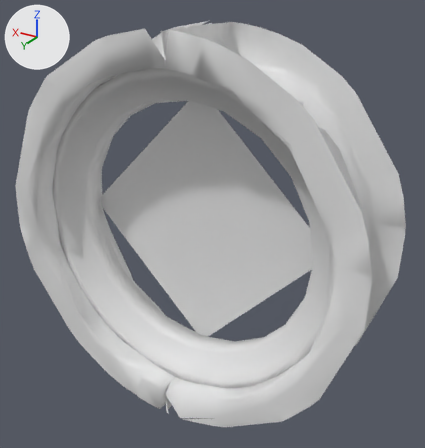
What one commit did to the FBX model models/structures/window_kit/Window_wood_03_LOD0.fbx.
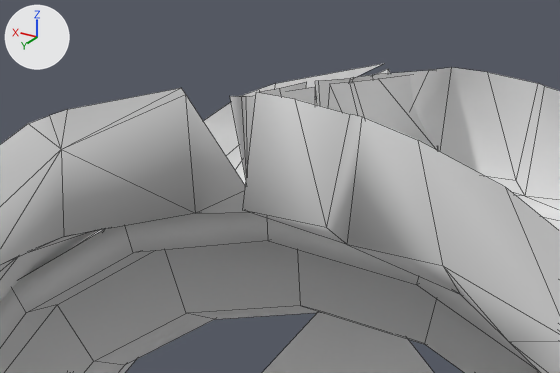
The first picture shows the older version from a 50 mm camera at (-1.088, 1.891, 1.649) aimed at (-0.058, 0.174, 0.79). The close-ups show both versions on the part from 20% to 63% of the width and 0% to 27% of the height of that picture; other places that the commit changed are outside them. Every picture has the same lights, and +X, +Y and +Z are marked at upper left. The close-ups show mesh edges as thin lines. Materials are left out; every surface is plain grey. Vertices at the same position are counted once.

In view in the first close-up: 'Window_wood_03_LOD0'.
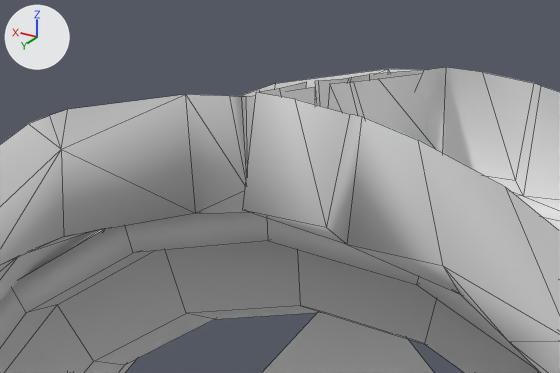
What differs and where, as boxes (x1, y1, x2, y2) in the close-ups (560 x 373 px; the box of a moved part takes in the faces that stretch with it):
'Window_wood_03_LOD0', reshaped
    before: (0, 63, 560, 373)
    after: (0, 67, 560, 373)
part 1 of me_uvlayout2, built on
    before: (275, 63, 560, 231)
    after: (275, 67, 560, 231)
part 2 of me_uvlayout2, moved or reshaped
    before: (62, 88, 185, 149)
    after: (62, 94, 246, 186)

What the commit changed:
me_uvlayout2 is used by ob_window_wood_03_lod0; location (0.0, 0.0, 0.0).
Verts and faces of me_uvlayout2; kept vertices keep their numbers, new ones are numbered from 572.
Before the commit, vertices of me_uvlayout2: 234 (-0.147, 0.036, 1.357) at pixel (525, 196), 235 (-0.13, 0.026, 1.372) at pixel (516, 180), 236 (-0.031, 0.028, 1.378), 240 (-0.023, 0.145, 1.377), 255 (-0.094, 0.03, 1.485) at pixel (487, 72).
Before the commit, vertices of me_uvlayout2: 259 (-0.165, 0.034, 1.474) at pixel (544, 86), 261 (-0.031, 0.205, 1.489) at pixel (353, 77), 265 (-0.049, 0.031, 1.488) at pixel (451, 67), 266 (-0.034, 0.215, 1.489) at pixel (350, 78), 267 (-0.155, 0.029, 1.476) at pixel (538, 83).
Before the commit, vertices of me_uvlayout2: 272 (-0.227, 0.031, 1.459), 273 (-0.045, 0.074, 1.488) at pixel (429, 70), 275 (-0.028, 0.163, 1.489) at pixel (372, 74), 388 (0.195, 0.033, 1.421), 391 (-0.033, 0.032, 1.397) at pixel (438, 151).
Before the commit, vertices of me_uvlayout2: 427 (0.034, 0.03, 1.483) at pixel (388, 68), 447 (0.184, 0.034, 1.461) at pixel (275, 83), 448 (0.038, 0.029, 1.489) at pixel (384, 63), 462 (-0.019, 0.029, 1.484) at pixel (428, 69).
Before the commit, vertices of me_uvlayout2: 488 (0.198, 0.402, 1.423) at pixel (61, 149), 491 (-0.033, 0.403, 1.4), 519 (0.034, 0.406, 1.484) at pixel (185, 94), 531 (0.186, 0.402, 1.463) at pixel (67, 109), 532 (0.039, 0.406, 1.49) at pixel (181, 87).
Before the commit, vertices of me_uvlayout2: 544 (-0.018, 0.407, 1.486) at pixel (229, 95).
me_uvlayout2 had 572 vertices, 602 faces and spanned x -0.72..0.716, y 0.023..0.412, z 0.051..1.491.
me_uvlayout2 now has 567 vertices, 604 faces and spans x -0.72..0.716, y 0.023..0.412, z 0.052..1.491.
Part 1, on me_uvlayout2:
Vertices deleted: 448 (with the faces that use them).
Vertices 234, 240, 266 move by (0.002, 0.0, 0.0).
Vertex 235 moves to (-0.129, 0.026, 1.372), pixel (515, 180).
Vertex 236 moves to (-0.037, 0.028, 1.378).
Vertex 255 moves to (-0.087, 0.03, 1.485), pixel (482, 72).
Vertex 265 moves to (-0.042, 0.031, 1.488), pixel (446, 67).
Vertex 259 moves to (-0.161, 0.034, 1.474), pixel (541, 85).
Vertex 275 moves to (-0.024, 0.163, 1.489), pixel (369, 74).
Vertex 261 moves to (-0.028, 0.205, 1.489), pixel (351, 77).
Vertex 272 moves to (-0.224, 0.031, 1.459).
Vertex 267 moves to (-0.15, 0.029, 1.476), pixel (534, 83).
Vertex 273 moves to (-0.039, 0.074, 1.488), pixel (424, 70).
New faces: (388, 447, 427), (391, 427, 462).
Part 2, on me_uvlayout2:
Vertices deleted: 532 (with the faces that use them).
New faces: (488, 519, 531), (491, 544, 519).
